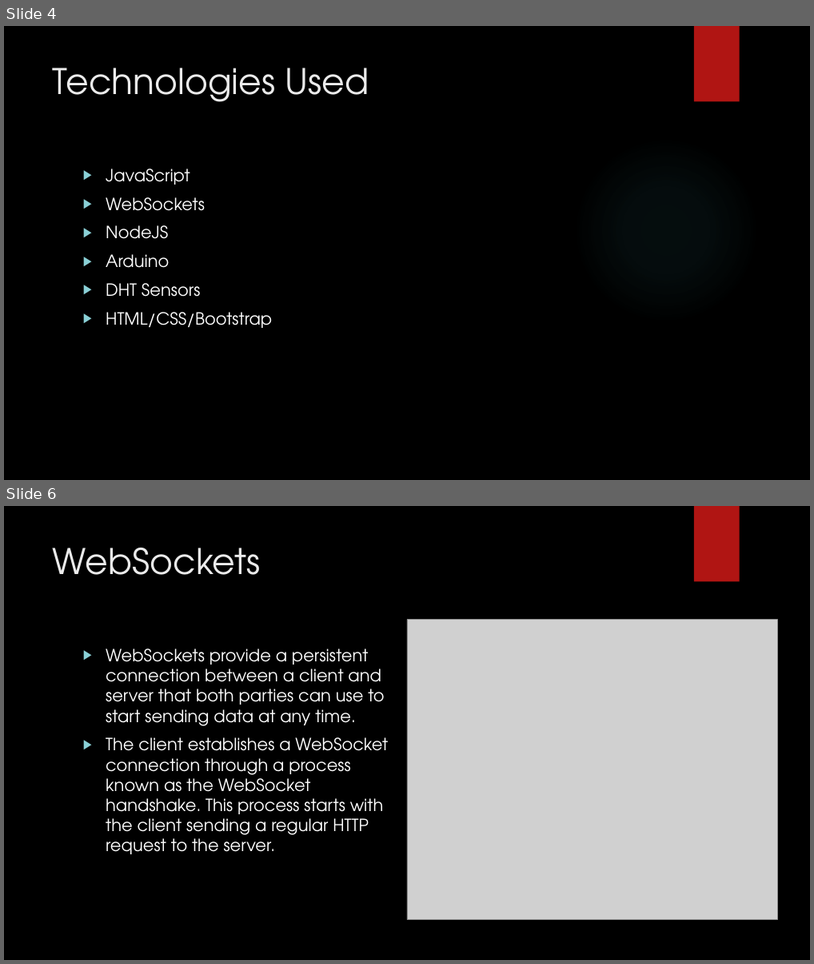
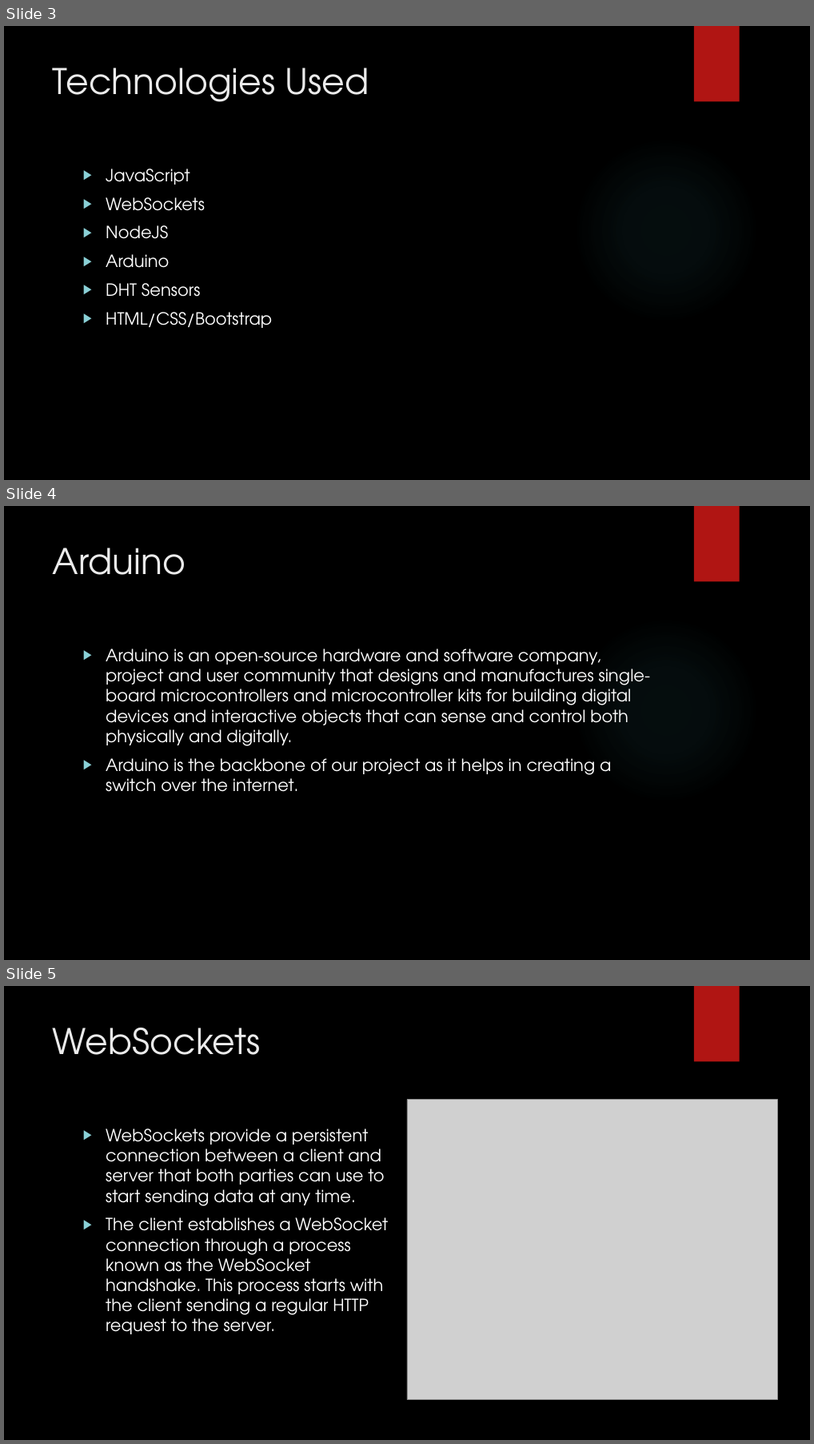
Before and after one commit to YasasviPeruvemba/GROUP_K_PROJECT-11, a slide deck: Presentation.pptx. Shown one above the other, each under a label of ours: slides 4 and 6 before the commit, slides 3, 4 and 5 after it; the slides between them are not shown. The pictures are 814x964 and 814x1444 pixels, drawn with LibreOffice and Linux fonts; fonts in the diff are those of the drawing; grey boxes stand for pictures; background and template pictures are left out. Boxes give left, top, right and bottom in pixels: in the first picture for what was removed or moved away, otherwise in the second. Text is boxed around its words. In the diff, an @@ line names an element or a change of style, - is before the commit and + after.

Commit message:
UPDATED presentation

```diff
--- a/Presentation.pptx
+++ b/Presentation.pptx
@@ slide 4 added at <box>4,506,810,960</box>, background picture (left out); not listed: 2 template elements that a slide beside it also shows @@
@@ title added at <box>53,548,186,575</box>, 42 pt, text #EBEBEB @@
+Arduino
@@ text added at <box>106,648,651,792</box>, 20 pt, text #FFFFFF @@
+▶ Arduino is an open-source hardware and software company, project and user community that designs and manufactures single-board microcontrollers and microcontroller kits for building digital devices and interactive objects that can sense and control both physically and digitally.
+▶ Arduino is the backbone of our project as it helps in creating a switch over the internet.
@@ what was slide 4 is now slide 3 @@
@@ what was slide 6 is now slide 5 @@
```
Also in this commit, not shown: 3 other slides added, 3 slides removed.
